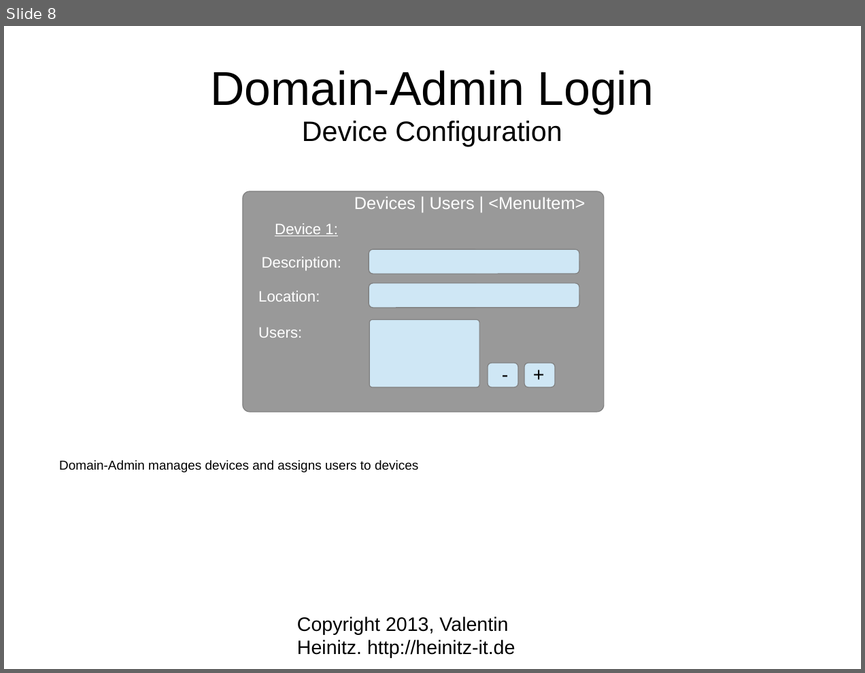
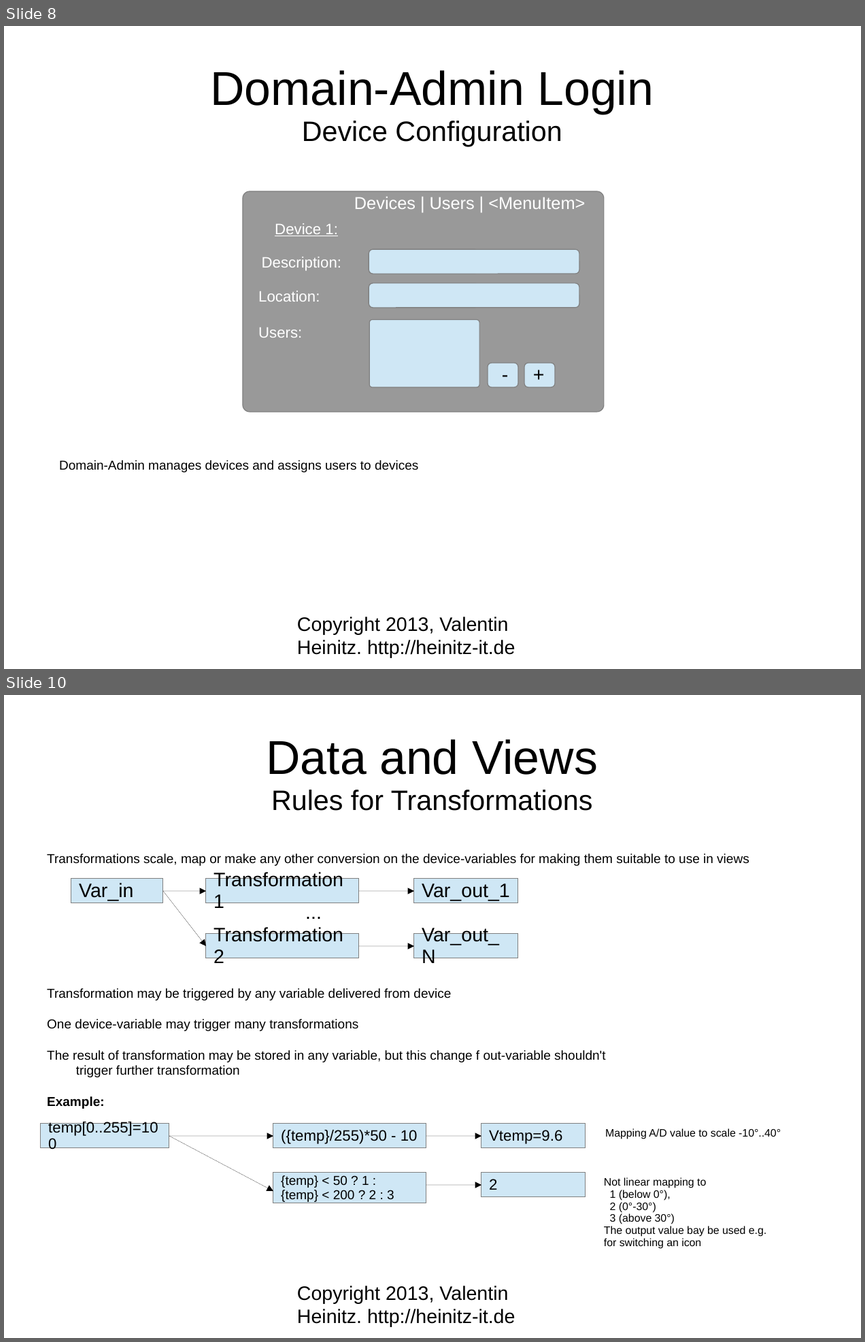
Before and after one commit to vheinitz/reatha, a slide deck: docu/TechPresentation.odp. Shown one above the other, each under a label of ours: slide 8 before the commit, slides 8 and 10 after it; the slides between them are not shown. The pictures are 865x673 and 865x1342 pixels, drawn with LibreOffice and Linux fonts; fonts in the diff are those of the drawing. Boxes give left, top, right and bottom in pixels: in the first picture for what was removed or moved away, otherwise in the second. Text is boxed around its words. In the diff, an @@ line names an element or a change of style, - is before the commit and + after.

Commit message:
Added spec for views, vars and transformations

```diff
--- a/docu/TechPresentation.odp
+++ b/docu/TechPresentation.odp
@@ slide 10 added at bbox=[4, 695, 861, 1338], background #FFFFFF @@
@@ title added at bbox=[266, 739, 598, 811], 26 pt, text #000000 @@
+Data and Views
+Rules for Transformations
@@ text added at bbox=[47, 853, 749, 866], 12 pt, text #000000 @@
+Transformations scale, map or make any other conversion on the device-variables for making them suitable to use in views
@@ rectangle added at bbox=[71, 879, 163, 902], fill #CFE7F5, outline #808080 0 pt, 18 pt, text #000000 @@
+Var_in
@@ arrow added from (163, 891) to (206, 891), #000000 0 pt @@
@@ arrow added from (163, 891) to (206, 946), #000000 0 pt @@
@@ rectangle added at bbox=[206, 879, 360, 902], fill #CFE7F5, outline #808080 0 pt, 18 pt, text #000000 @@
+Transformation1
@@ text added at bbox=[298, 898, 330, 928], 18 pt, text #000000 @@
+...
@@ arrow added from (360, 891) to (415, 891), #000000 0 pt @@
@@ rectangle added at bbox=[415, 879, 519, 902], fill #CFE7F5, outline #808080 0 pt, 18 pt, text #000000 @@
+Var_out_1
@@ rectangle added at bbox=[206, 934, 360, 957], fill #CFE7F5, outline #808080 0 pt, 18 pt, text #000000 @@
+Transformation2
@@ rectangle added at bbox=[415, 934, 519, 957], fill #CFE7F5, outline #808080 0 pt, 18 pt, text #000000 @@
+Var_out_N
@@ arrow added from (360, 946) to (415, 946), #000000 0 pt @@
@@ text added at bbox=[47, 988, 605, 1108], 12 pt, text #000000 @@
+Transformation may be triggered by any variable delivered from device
+One device-variable may trigger many transformations
+The result of transformation may be stored in any variable, but this change f out-variable shouldn't trigger further transformation
+Example:
@@ rectangle added at bbox=[41, 1123, 169, 1147], fill #CFE7F5, outline #808080 0 pt, 14 pt, text #000000 @@
+temp[0..255]=100
@@ arrow added from (170, 1136) to (273, 1136), #000000 0 pt @@
@@ arrow added from (170, 1136) to (273, 1191), #000000 0 pt @@
@@ rectangle added at bbox=[273, 1123, 426, 1147], fill #CFE7F5, outline #808080 0 pt, 14 pt, text #000000 @@
+({temp}/255)*50 - 10
@@ arrow added from (426, 1136) to (481, 1136), #000000 0 pt @@
@@ rectangle added at bbox=[481, 1123, 585, 1147], fill #CFE7F5, outline #808080 0 pt, 14 pt, text #000000 @@
+Vtemp=9.6
@@ text added at bbox=[605, 1128, 781, 1139], 10 pt, text #000000 @@
+Mapping A/D value to scale -10°..40°
@@ rectangle added at bbox=[273, 1172, 426, 1203], fill #CFE7F5, outline #808080 0 pt, 12 pt, text #000000 @@
+{temp} < 50 ? 1 :
+{temp} < 200 ? 2 : 3
@@ rectangle added at bbox=[481, 1172, 585, 1196], fill #CFE7F5, outline #808080 0 pt, 14 pt, text #000000 @@
+2
@@ text added at bbox=[604, 1177, 766, 1249], 10 pt, text #000000 @@
+Not linear mapping to
+1 (below 0°),
+2 (0°-30°)
+3 (above 30°)
+The output value bay be used e.g.
+for switching an icon
@@ arrow added from (426, 1185) to (481, 1185), #000000 0 pt @@
@@ text added at bbox=[297, 1285, 515, 1327], 18 pt, text #000000 @@
+Copyright 2013, Valentin Heinitz. http://heinitz-it.de
```
Also in this commit, not shown: 1 slide changed, 4 other slides added.
